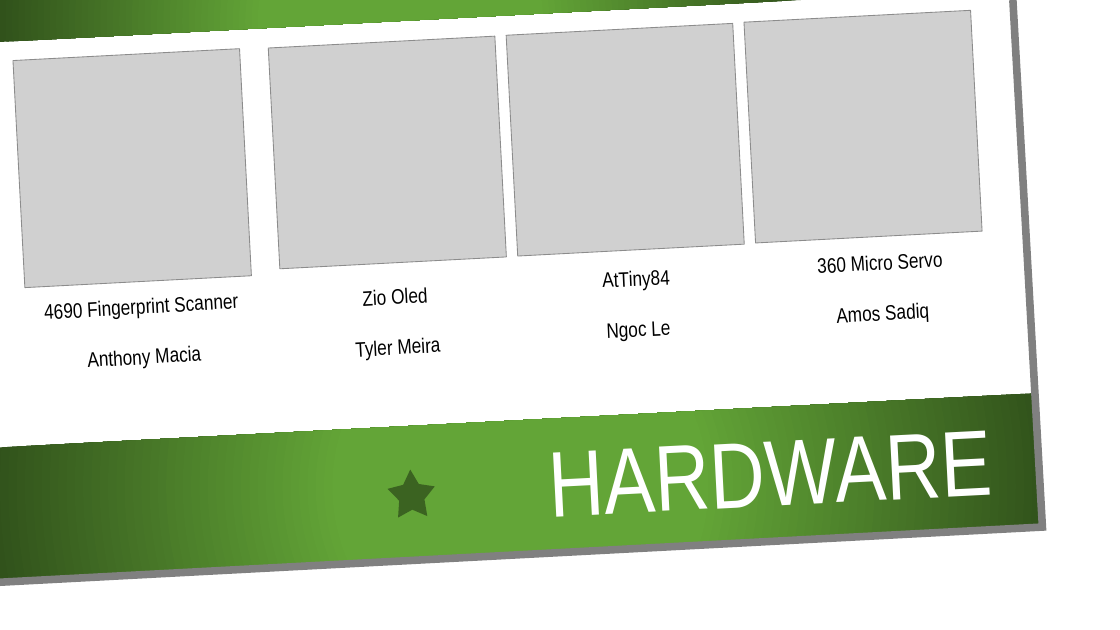
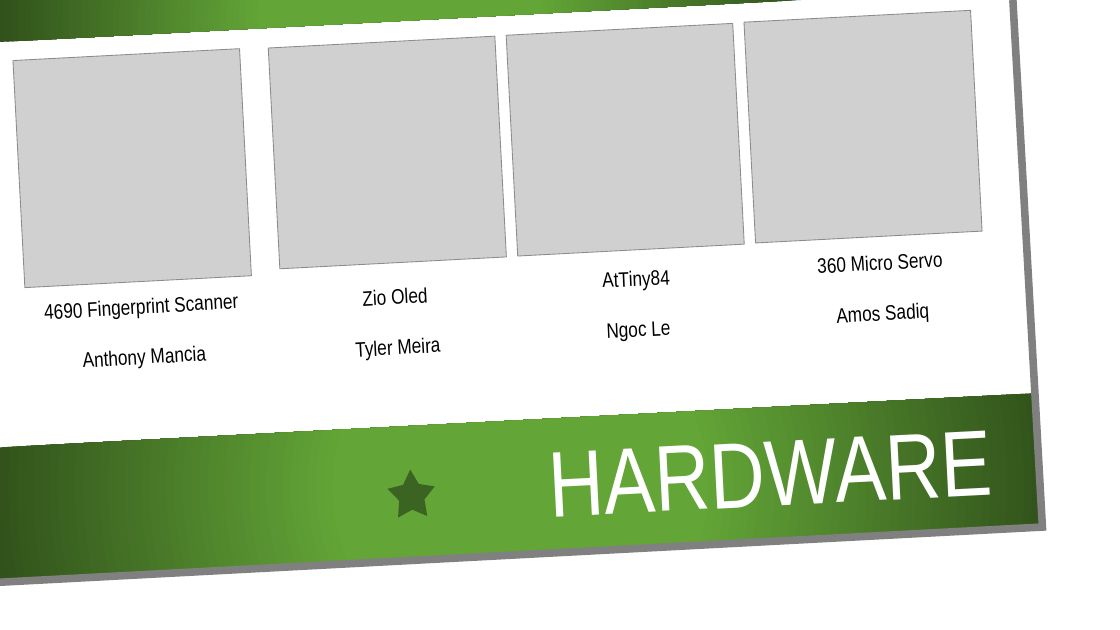
Before and after one commit to ChristopherGarcia1506/SiteSync, a slide deck: slide 1 of system/Presentation.pptx. Drawn at 1120x630 pixels with LibreOffice and Linux fonts; fonts in the diff are those of the drawing; grey boxes stand for pictures; background and template pictures are left out. Boxes give left, top, right and bottom in pixels: in the first picture for what was removed or moved away, otherwise in the second. Text is boxed around its words. In the diff, an @@ line names an element or a change of style, - is before the commit and + after.

```diff
--- a/system/Presentation.pptx
+++ b/system/Presentation.pptx
@@ text at (83,345,206,369): text changed @@
-Anthony Macia
+Anthony Mancia
```
